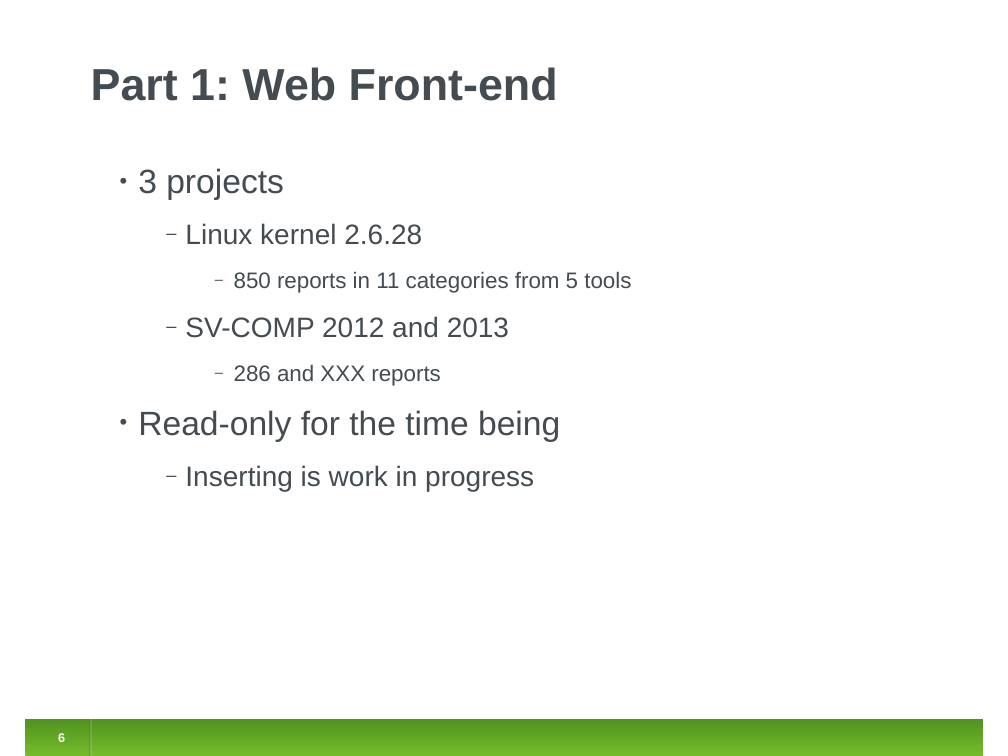
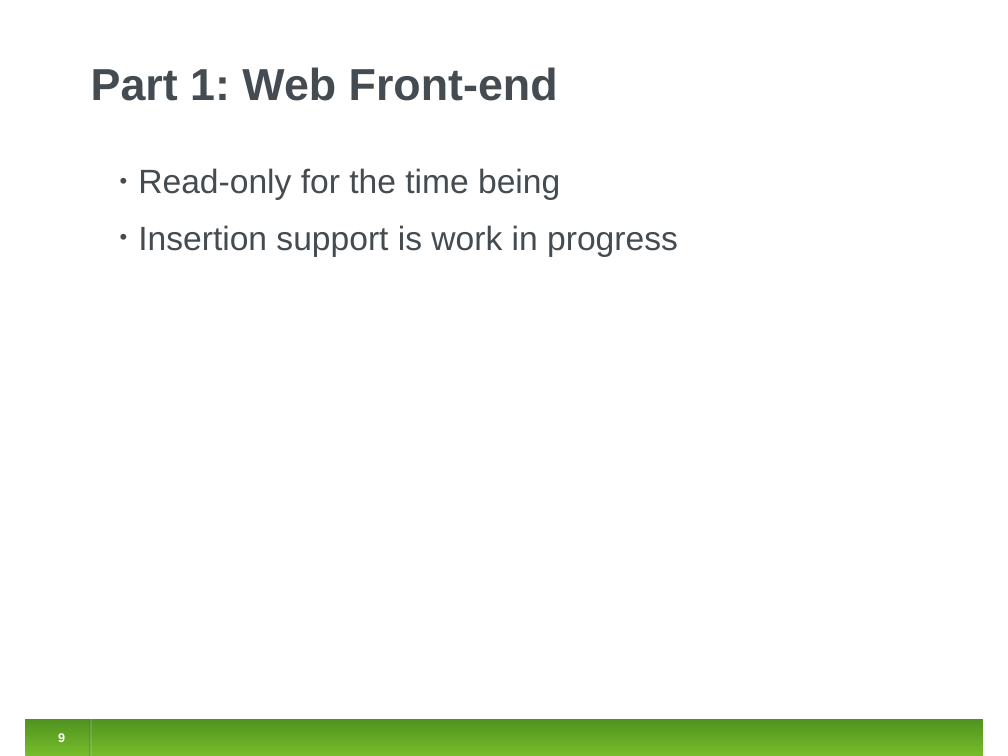
Before and after one commit to jirislaby/writings, a slide deck: slide 9 of presentations/clabure_rome/clabure.odp (slide 6 before the commit). Drawn at 1008x756 pixels with LibreOffice and Linux fonts; fonts in the diff are those of the drawing. Boxes give left, top, right and bottom in pixels: in the first picture for what was removed or moved away, otherwise in the second. Text is boxed around its words. In the diff, an @@ line names an element or a change of style, - is before the commit and + after.

```diff
--- a/presentations/clabure_rome/clabure.odp
+++ b/presentations/clabure_rome/clabure.odp
@@ text at [138,168,631,386]: paragraphs removed @@
-• 3 projects
-  ‒ Linux kernel 2.6.28
-    ‒ 850 reports in 11 categories from 5 tools
-  ‒ SV-COMP 2012 and 2013
-    ‒ 286 and XXX reports
@@ text at [138,225,678,257]: text changed; size 20 to 24 pt @@
-  ‒ Inserting is work in progress
+• Insertion support is work in progress
```
Also in this commit, not shown: 5 other slides changed, 3 slides added, 1 other file.
